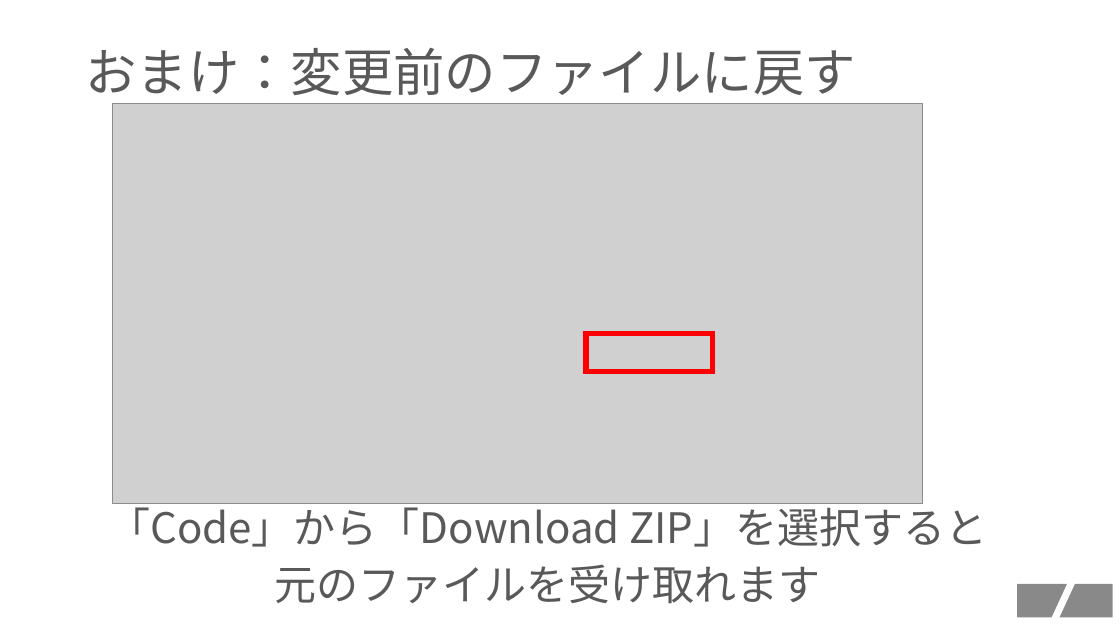
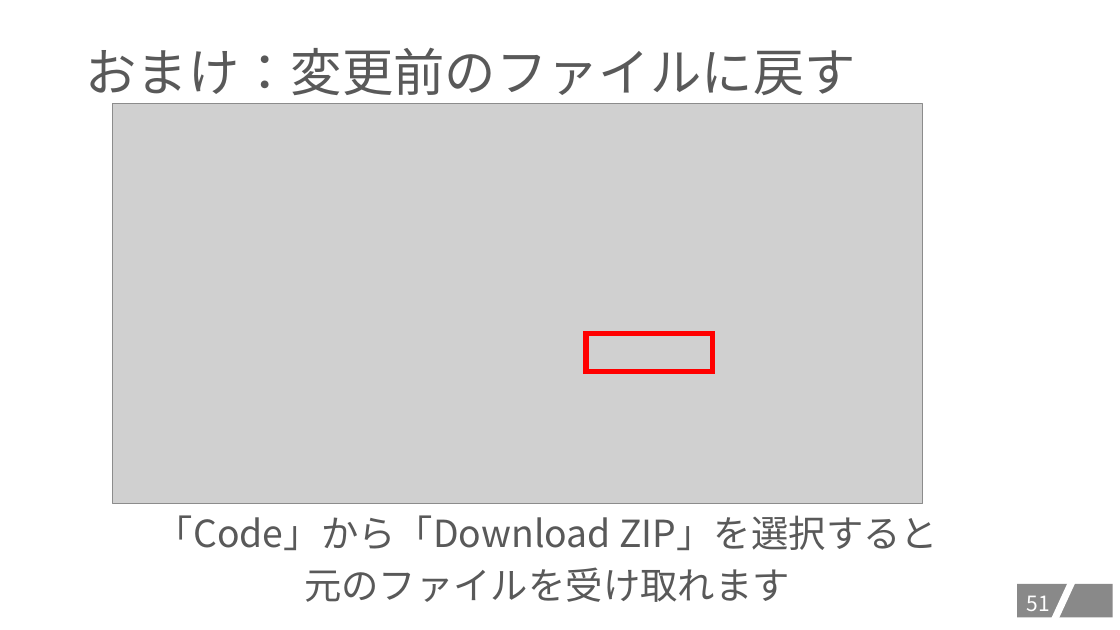
Before and after one commit to kait-takanolab/1821086_matsuo_thesis, a slide deck: slide 52 of GITHUBスタートアップ/GITHUBセットアップの会.pptx. Drawn at 1120x630 pixels with LibreOffice and Linux fonts; fonts in the diff are those of the drawing; grey boxes stand for pictures. Boxes give left, top, right and bottom in pixels: in the first picture for what was removed or moved away, otherwise in the second. Text is boxed around its words. In the diff, an @@ line names an element or a change of style, - is before the commit and + after.

```diff
--- a/GITHUBスタートアップ/GITHUBセットアップの会.pptx
+++ b/GITHUBスタートアップ/GITHUBセットアップの会.pptx
@@ text "「Code」から「Download ZIP」を選択すると": place and size @@
-text "「Code」から「Download ZIP」を選択すると" at [108, 501, 987, 604]
+text "「Code」から「Download ZIP」を選択すると" at [156, 515, 938, 602]
@@ text "「Code」から「Download ZIP」を選択すると" at [156, 515, 938, 602]: size 36 to 32 pt @@
@@ page number added at [1027, 595, 1050, 611], 18 pt, text #FFFFFF @@
+51
```
Also in this commit, not shown: 49 other slides changed.
